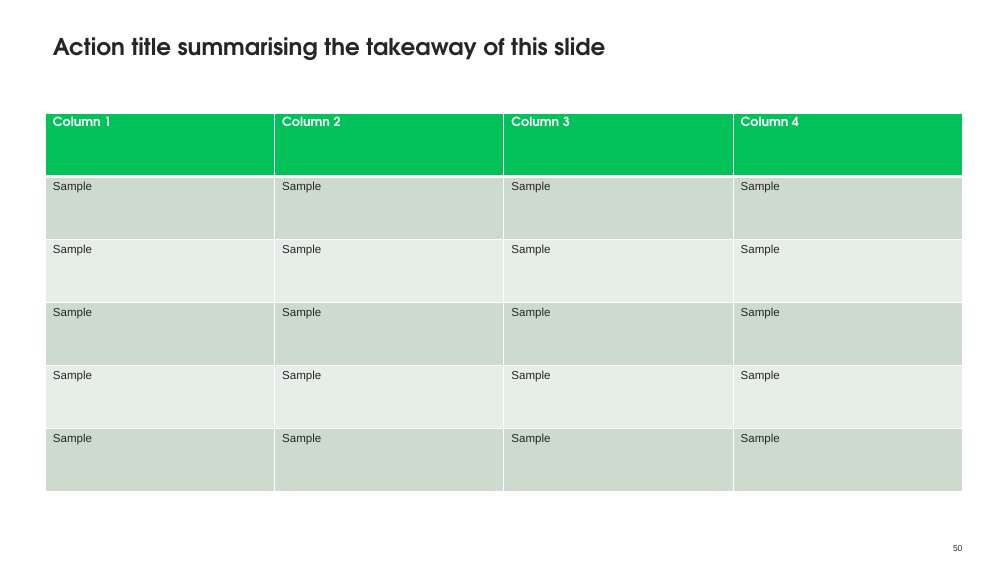
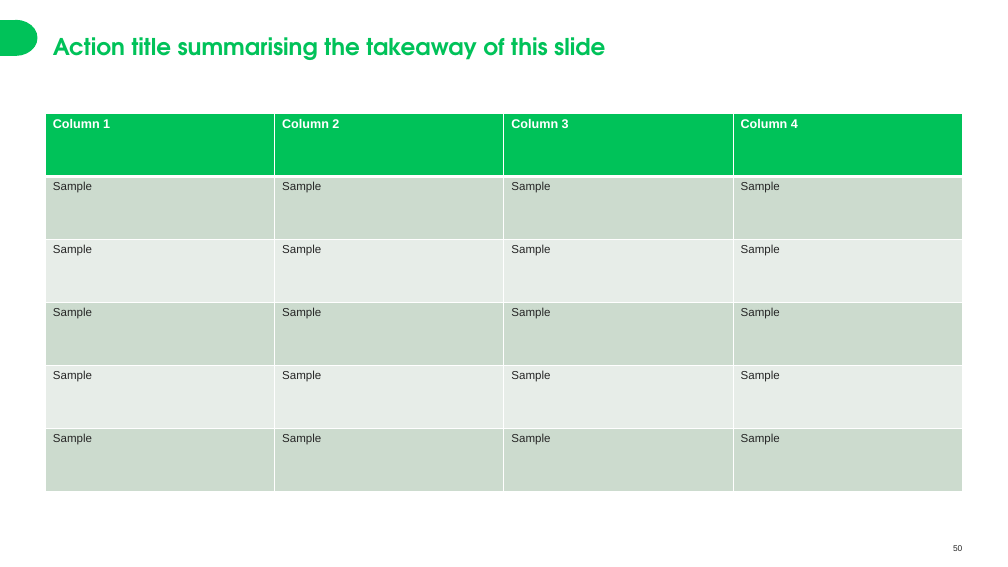
Before and after one commit to apatrem/jayson-docs, a slide deck: slide 50 of templates/report.master.pptx. Drawn at 1008x567 pixels with LibreOffice and Linux fonts; fonts in the diff are those of the drawing. Boxes give left, top, right and bottom in pixels: in the first picture for what was removed or moved away, otherwise in the second. Text is boxed around its words. In the diff, an @@ line names an element or a change of style, - is before the commit and + after.

```diff
--- a/templates/report.master.pptx
+++ b/templates/report.master.pptx
@@ pie slice (boxed as its full ellipse) removed at [0, 20, 37, 55] @@
@@ rectangle removed at [0, 20, 16, 55] @@
@@ pie slice (boxed as its full ellipse) added at [0, 20, 37, 55], fill #00C259, outline #00C259 1 pt @@
@@ rectangle added at [0, 20, 16, 55], fill #00C259, outline #00C259 1 pt @@
@@ text "Action title summarising the takeaway ..." at [53, 37, 605, 60]: text colour #262626 to #00C259 @@
@@ table at [45, 113, 962, 492] @@
@@ font TeX Gyre Adventor to Arial in "Column 1", "Column 2", "Column 3", "Column 4" @@
```
Also in this commit, not shown: 23 other slides changed, 3 other files.
